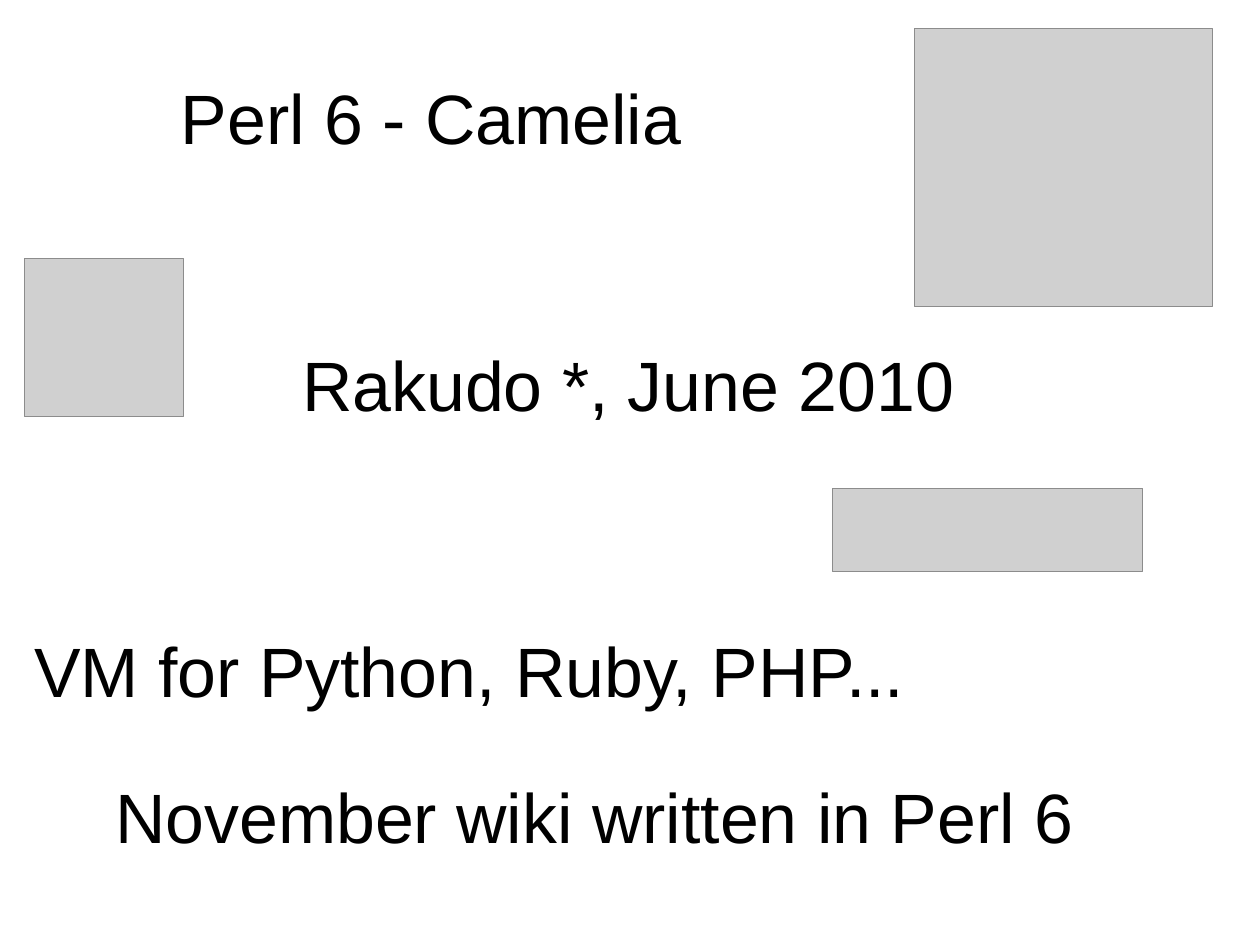
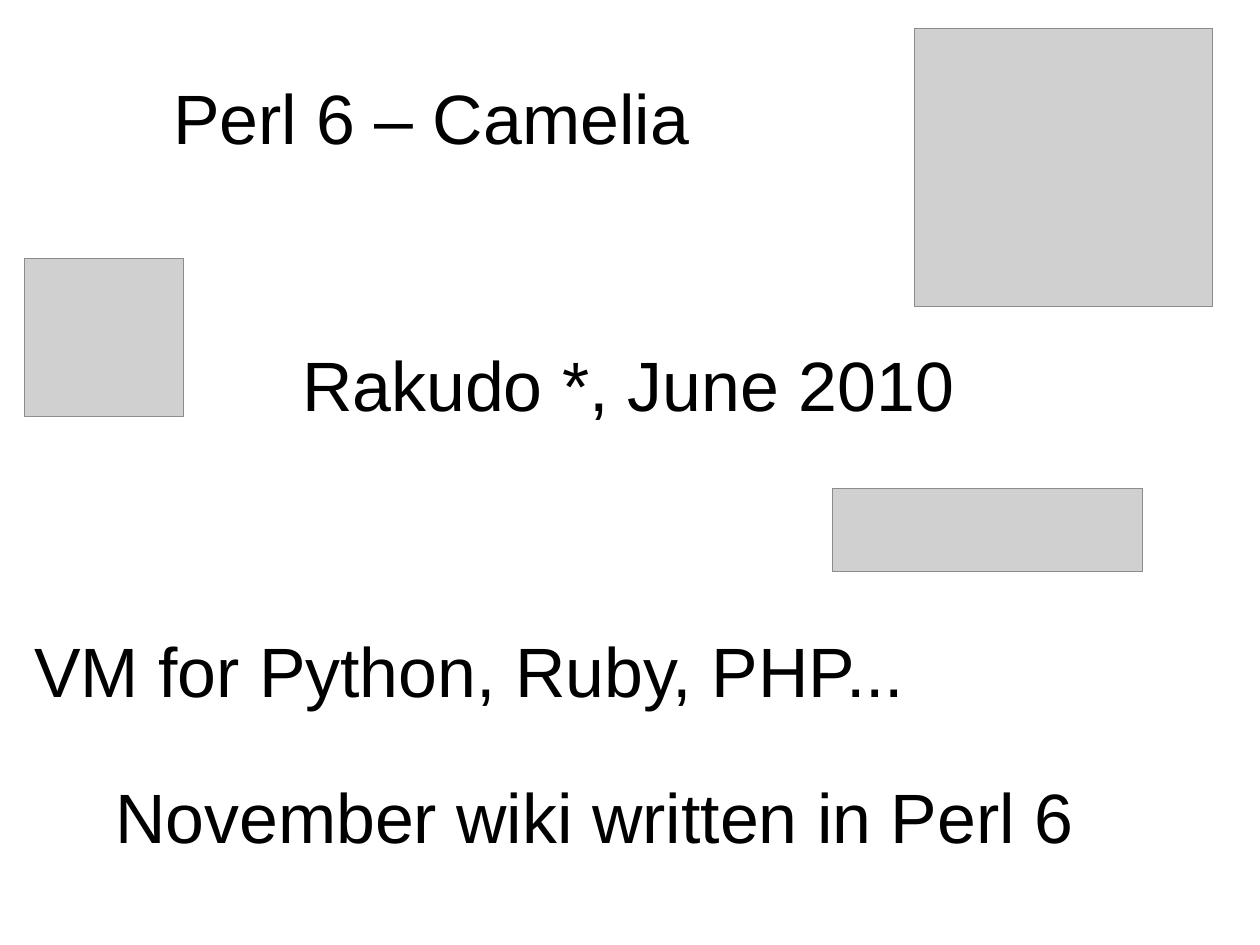
Before and after one commit to szabgab/perl-promotion, a slide deck: slide 2 of src/LinuxTag_2010_Perl_FastForward.odp. Drawn at 1260x945 pixels with LibreOffice and Linux fonts; fonts in the diff are those of the drawing; grey boxes stand for pictures. Boxes give left, top, right and bottom in pixels: in the first picture for what was removed or moved away, otherwise in the second. Text is boxed around its words. In the diff, an @@ line names an element or a change of style, - is before the commit and + after.

```diff
--- a/src/LinuxTag_2010_Perl_FastForward.odp
+++ b/src/LinuxTag_2010_Perl_FastForward.odp
@@ title at [173,93,689,145]: text changed @@
-Perl 6 - Camelia
+Perl 6 – Camelia
```
Also in this commit, not shown: 2 other slides changed.
